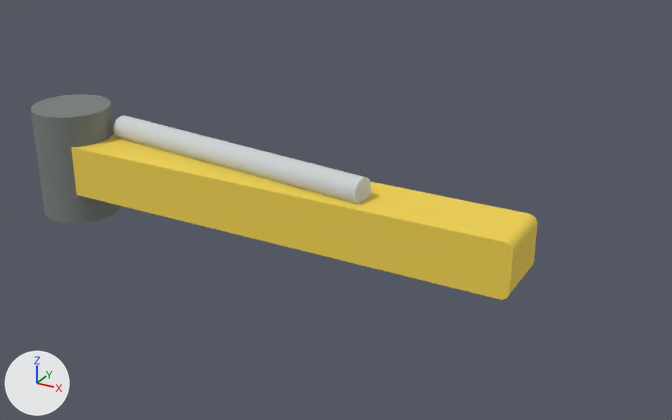
Two versions of the OBJ model ros2_ws/src/fs_description/meshes/pahadi/arm_upper_link.obj, one commit apart.
Before and after are seen from a 50 mm camera at (1.192, -1.181, 0.6) aimed at (0.525, 0.031, -0.005). Arrows for +X, +Y and +Z are at lower left; the lights stay in place. The older version comes first. Where no turn or scale is listed for an object, it has been applied to the vertices. Vertices at exactly the same position are counted once.

The scene before the commit, as lines of its bpy script (objects in view):
```python
me_beam_1 = bpy.data.meshes.new('beam_1')
me_beam_1.from_pydata(...)  # 96 vertices, 188 faces; spans x 0.0..0.85, y -0.055..0.055, z -0.045..0.045
me_beam_1.materials.append(mat_yellow_100)  # yellow #f2d24f
me_clevis_0 = bpy.data.meshes.new('clevis_0')
me_clevis_0.from_pydata(...)  # a 42-sided cylinder along z spanning x -0.07..0.07, y -0.07..0.07, z -0.1..0.1
me_clevis_0.materials.append(mat_graphite_100)  # grey #797e7c
me_cylinder_2 = bpy.data.meshes.new('cylinder_2')
me_cylinder_2.from_pydata(...)  # 84 vertices, 164 faces; spans x 0.077..0.603, y -0.042..0.062, z 0.038..0.082
me_cylinder_2.materials.append(mat_steel_100)  # light grey #ced3d4
ob_beam_1 = bpy.data.objects.new('beam_1', me_beam_1)
ob_beam_1.location = (0.0, 0.0, 0.0)
ob_clevis_0 = bpy.data.objects.new('clevis_0', me_clevis_0)
ob_clevis_0.location = (0.0, 0.0, 0.0)
ob_cylinder_2 = bpy.data.objects.new('cylinder_2', me_cylinder_2)
ob_cylinder_2.location = (0.0, 0.0, 0.0)
```
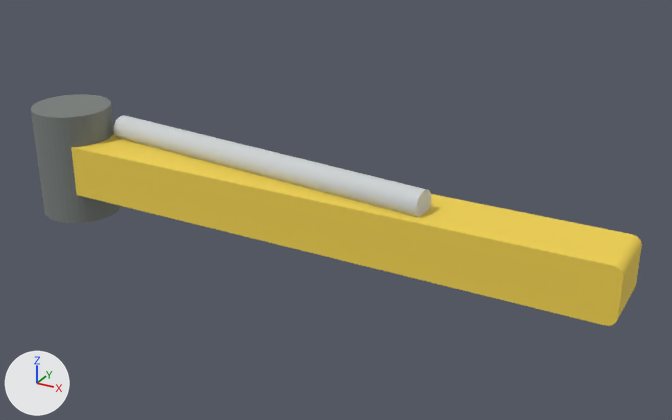
Patch to the scene script:
```diff
--- a/ros2_ws/src/fs_description/meshes/pahadi/arm_upper_link.obj.py
+++ b/ros2_ws/src/fs_description/meshes/pahadi/arm_upper_link.obj.py
@@ me_beam_1 @@
 # used by ob_beam_1; location = (0.0, 0.0, 0.0)
-me_beam_1.from_pydata(...)  # 96 vertices, 188 faces; spans x 0.0..0.85, y -0.055..0.055, z -0.045..0.045
+me_beam_1.from_pydata(...)  # 96 vertices, 188 faces; spans x 0.0..1.0, y -0.055..0.055, z -0.045..0.045
+# me_beam_1 part 1: all 48 vertices in x 0.835..0.85, y -0.055..0.055, z -0.045..0.045 are moved by (0.15, 0.0, 0.0)
 me_beam_1.materials.append(mat_yellow_100)
@@ me_cylinder_2 @@
 # used by ob_cylinder_2; location = (0.0, 0.0, 0.0)
-me_cylinder_2.from_pydata(...)  # 84 vertices, 164 faces; spans x 0.077..0.603, y -0.042..0.062, z 0.038..0.082
+me_cylinder_2.from_pydata(...)  # 84 vertices, 164 faces; spans x 0.078..0.702, y -0.042..0.062, z 0.038..0.082
+# me_cylinder_2 part 2
+# 15 vertices are removed from x 0.597..0.602, y -0.042..0.002, z 0.038..0.081
+# 87 faces are deleted
+# 20 vertices in x 0.598..0.602, y -0.042..0.002, z 0.04..0.082 move by (0.1, 0.0, 0.0)
+# 3 vertices in x 0.601..0.603, y -0.015..0.002, z 0.039..0.077 move by (0.099, 0.0, 0.0)
+# 4 vertices move from x 0.598..0.601, y -0.036..-0.012, z 0.039..0.08 to x 0.699..0.7, y -0.034..-0.015, z 0.039..0.081
+# 15 new vertices lie (0.62, -0.06, 0.0) away from vertices in x 0.077..0.082, y 0.018..0.062, z 0.038..0.081
+# 87 new faces join them
 me_cylinder_2.materials.append(mat_steel_100)
```

What differs and where, as boxes (x1, y1, x2, y2) in the pictures (672 x 420 px):
'beam_1', reshaped (22% wider, 16% taller): before (71, 134, 538, 300); after (71, 134, 642, 326)
'cylinder_2', reshaped (23% wider, 14% taller): before (113, 115, 371, 204); after (114, 115, 431, 217)
